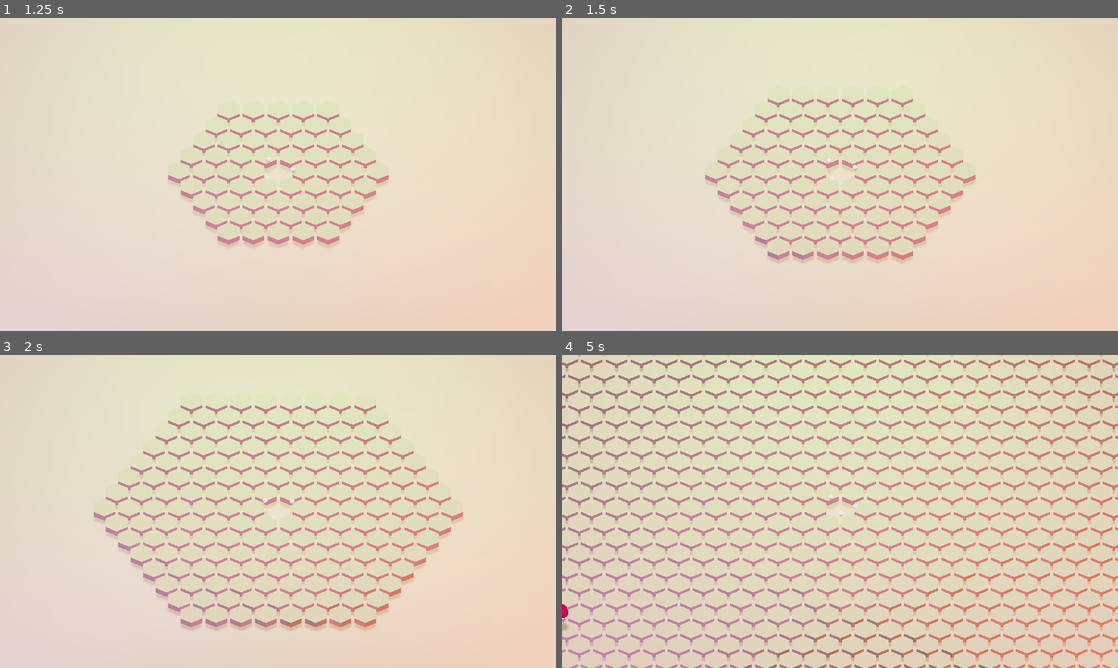
Above: before the commit, frames 1-4 (two rows, left to right).
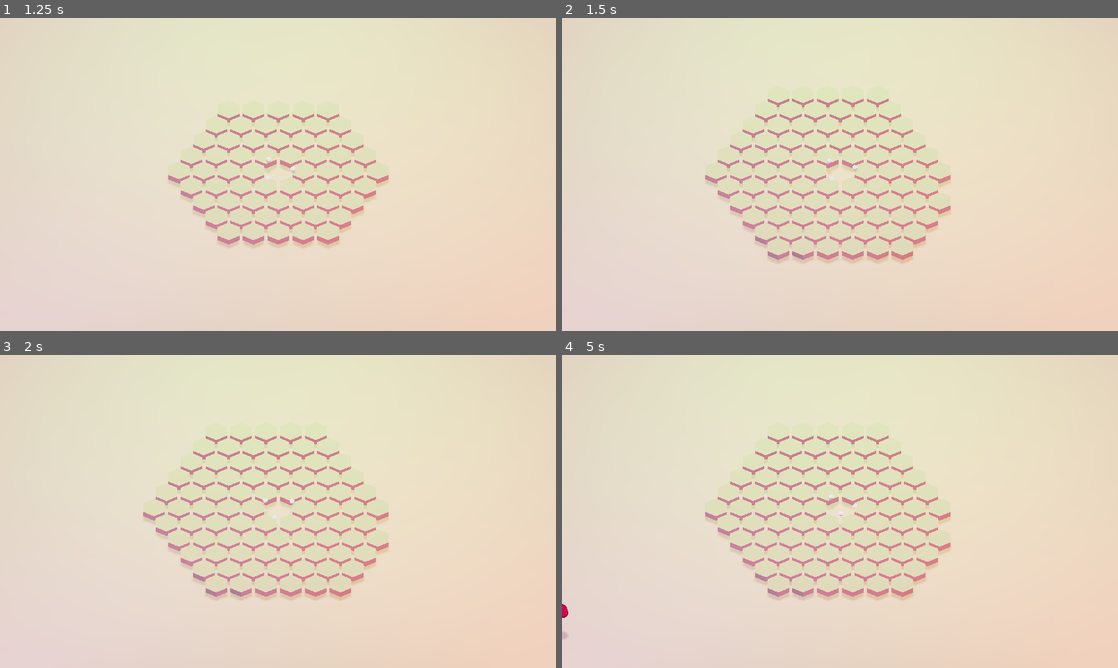
Above: after the commit, the same moments.

Repository: Trixxo/3dpix
Game: Godot game, scene res://Main.tscn
Same seed, same stepped clock (60 frames per second), same inputs: the game is played once before the commit and once after it.
Inputs (mouse positions are in pixels of both pictures, inside the frame that each line leads up to):
- Up to frame 1 (1.25 s): tap Enter at 0.5 s; move the mouse to (400, 158) at 0.52 s; press the mouse at (400, 158) at 0.53 s; tap Space at 0.77, 0.8, 1.07 s
- Up to frame 2 (1.5 s): move the mouse to (728, 190) at 1.27 s; release the mouse at (728, 190) at 1.28 s; tap Space at 1.35 s
- Up to frame 3 (2 s): tap Space at 1.52, 1.82 s; click (166, 527) at 1.55 s
- Up to frame 4 (5 s): move the mouse to (895, 442) at 2.02 s; press the mouse at (895, 442) at 2.03 s; tap Space at 2.3, 2.75, 3.02, 3.32, 3.6, 3.77, 4.07, 4.52, 4.82 s; move the mouse to (812, 574) at 2.77 s; release the mouse at (812, 574) at 2.78 s; click (812, 574) at 2.85 s; move the mouse to (1006, 558) at 3.52 s; click (1006, 558) at 3.67 s; move the mouse to (673, 464) at 4.27 s; click (673, 464) at 4.35 s

Frame 1 is identical in both runs. In frame 2, 0.4% of the frame differs, in the area x 59-75%, y 25-59%; in frame 3, 4.6%; in frame 4, 16%, in the area x 0-100%, y 0-100%.

Commit message:
allow building new hexagons

Diff:
--- a/HexGrid/HexGrid.gd
+++ b/HexGrid/HexGrid.gd
@@ -5,9 +5,15 @@
 const base_tower_offset = 2.25
 const tower_offset = 1.5
 
+# all relative positions that are directly adjacent to a given hexagon.
+const neighbor_positions = [
+    Vector2(1, 0), Vector2(1, -1), Vector2(0, -1),
+    Vector2(-1, 0), Vector2(-1, 1), Vector2(0, 1)
+]
+
 var cellsize = Vector2(2.3, 2.3)
 var map_size = 1
-# Array of Vector2s containing hex positions
+# Array of Vector2s containing hex positions in axial coordinates
 var hex_map := hexes_in_range(map_size)
 var ground_bounds_top = []
 var ground_bounds_bottom = []
@@ -15,6 +21,8 @@
 var new_tower_type
 
 func _ready():
+    multimesh.instance_count = 200
+    multimesh.visible_instance_count = 0
     create_hex_meshes_from_cells()
 
 func cell_to_pixel(cell : Vector2) -> Vector2:
@@ -32,22 +40,56 @@
                 if (q + r + s == 0) and (q != 0 or r != 0 or s != 0):
                     results.append(Vector2(q, r))
     return results
-# Called when the node enters the scene tree for the first time.
+
 func create_hex_meshes_from_cells():
-    multimesh.instance_count = hex_map.size()
     for i in range(hex_map.size()):
         var hex = hex_map[i]
-        var pixe_pos = cell_to_pixel(hex)
-        var freshgon = hexagon_scene.instance()
-        freshgon.transform.origin = Vector3(pixe_pos.x, 0, pixe_pos.y)
-        multimesh.set_instance_transform(i, Transform(Basis().scaled(Vector3.ONE * 2), Vector3(pixe_pos.x, 0, pixe_pos.y)))
-        freshgon.connect("mouse_entered", self, "_mouse_entered_hexagon", [freshgon])
-        freshgon.connect("mouse_exited", self, "_mouse_exited_hexagon")
-        freshgon.connect("input_event", self, "_mouse_clicked_hexagon", [freshgon])
-        add_child(freshgon)
+        var freshgon = create_hexagon(hex)
+        unlock_hexagon(freshgon)
+
+    # use a duplicate of hex_map here because we're extending hex_map while
+    # looping over it which would create an infinite loop
+    for position in hex_map.duplicate():
+        create_click_detection_hexagons(position)
+
+
+# For each slot around the given position in which no hexagon exists,
+# create a locked hexagon for detecting clicks.
+# position is in axial coordinates.
+func create_click_detection_hexagons(origin: Vector2):
+    for neighbor_distance in neighbor_positions:
+        var neighbor_position = origin + neighbor_distance
+        # if hexagon already exists, do nothing for this position
+        if neighbor_position in hex_map: continue
+
+        # create a locked hexagon for this position
+        hex_map.append(neighbor_position)
+        var _freshgon = create_hexagon(neighbor_position)
+
+func create_hexagon(axial_position: Vector2) -> Area:
+    var pixe_pos = cell_to_pixel(axial_position)
+    var freshgon = hexagon_scene.instance()
+    freshgon.axial_position = axial_position
+    freshgon.transform.origin = Vector3(pixe_pos.x, 0, pixe_pos.y)
+    freshgon.connect("mouse_entered", self, "_mouse_entered_hexagon", [freshgon])
+    freshgon.connect("mouse_exited", self, "_mouse_exited_hexagon")
+    freshgon.connect("input_event", self, "_mouse_clicked_hexagon", [freshgon])
+    add_child(freshgon)
+    return freshgon
+
+# make the given hexagon visible.
+func unlock_hexagon(gon):
+    if not gon.is_locked: return
+
+    multimesh.visible_instance_count += 1
+    var transform = Transform(Basis().scaled(Vector3.ONE * 2), gon.transform.origin)
+    multimesh.set_instance_transform(multimesh.visible_instance_count - 1, transform)
+    gon.is_locked = false
+    create_click_detection_hexagons(gon.axial_position)
 
 func _mouse_entered_hexagon(gon):
     if (not is_instance_valid(building_preview)
+            or gon.is_locked
             or not Towers.can_build_type(new_tower_type, gon.tower_types)):
         return
 
@@ -61,10 +103,22 @@
     building_preview.hide()
 
 func _mouse_clicked_hexagon(_cam, event, _click_pos, _click_normal, _shape_idx, gon):
-    if (not event.is_action_pressed("game_select")
-            or not is_instance_valid(building_preview)
-            or new_tower_type == null
-            or not Towers.can_build_type(new_tower_type, gon.tower_types)):
+    # if this wasn't a mouse click, do nothing
+    if not event.is_action_pressed("game_select"):
+        return
+
+    # if we're not building anything at the moment, try to unlock the hexagon
+    if (not is_instance_valid(building_preview)
+            or new_tower_type == null):
+
+        if gon.is_locked:
+            unlock_hexagon(gon)
+
+        return
+
+    # if we're selecting a spot to build but are not allowed to build here,
+    # do nothing
+    if not Towers.can_build_type(new_tower_type, gon.tower_types):
         return
 
     gon.tower_types.append(new_tower_type)
--- a/HexGrid/Hexagon.gd
+++ b/HexGrid/Hexagon.gd
@@ -1,6 +1,14 @@
 extends Area
 
 var tower_types := []
+var axial_position: Vector2
+# This class is used for raycasting on clicks around existing hexagons.
+# A "locked" hexagon is not visible and not shown in the game
+# but only exists to see on which position players want to build a new hexagon.
+var is_locked = true setget set_is_locked
 
-func _ready():
+func set_is_locked(val):
+    is_locked = val
+    # only hexagons that exist from the perspective of the player are added
+    # to this group.
     add_to_group("hexagons")
